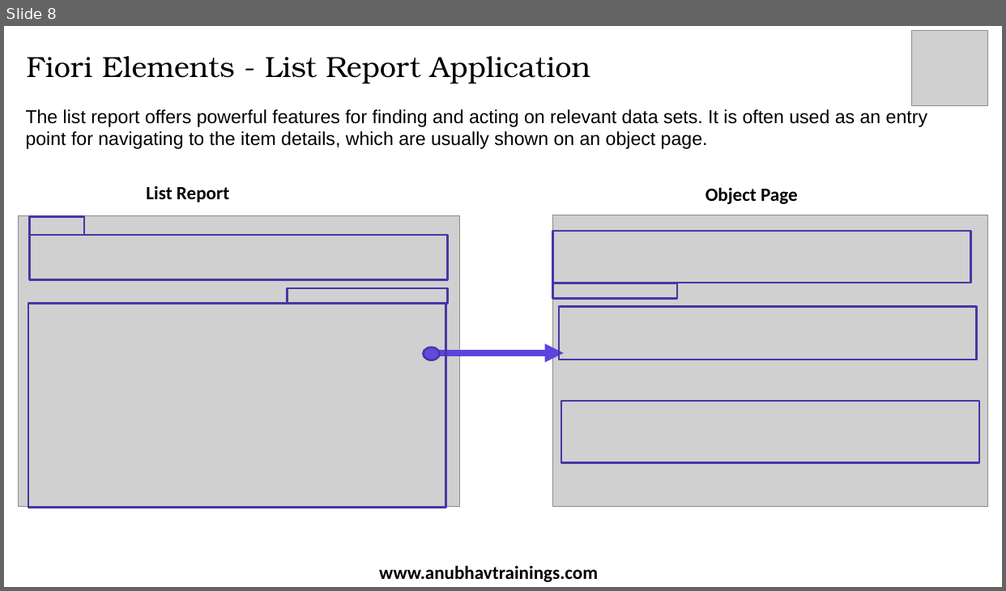
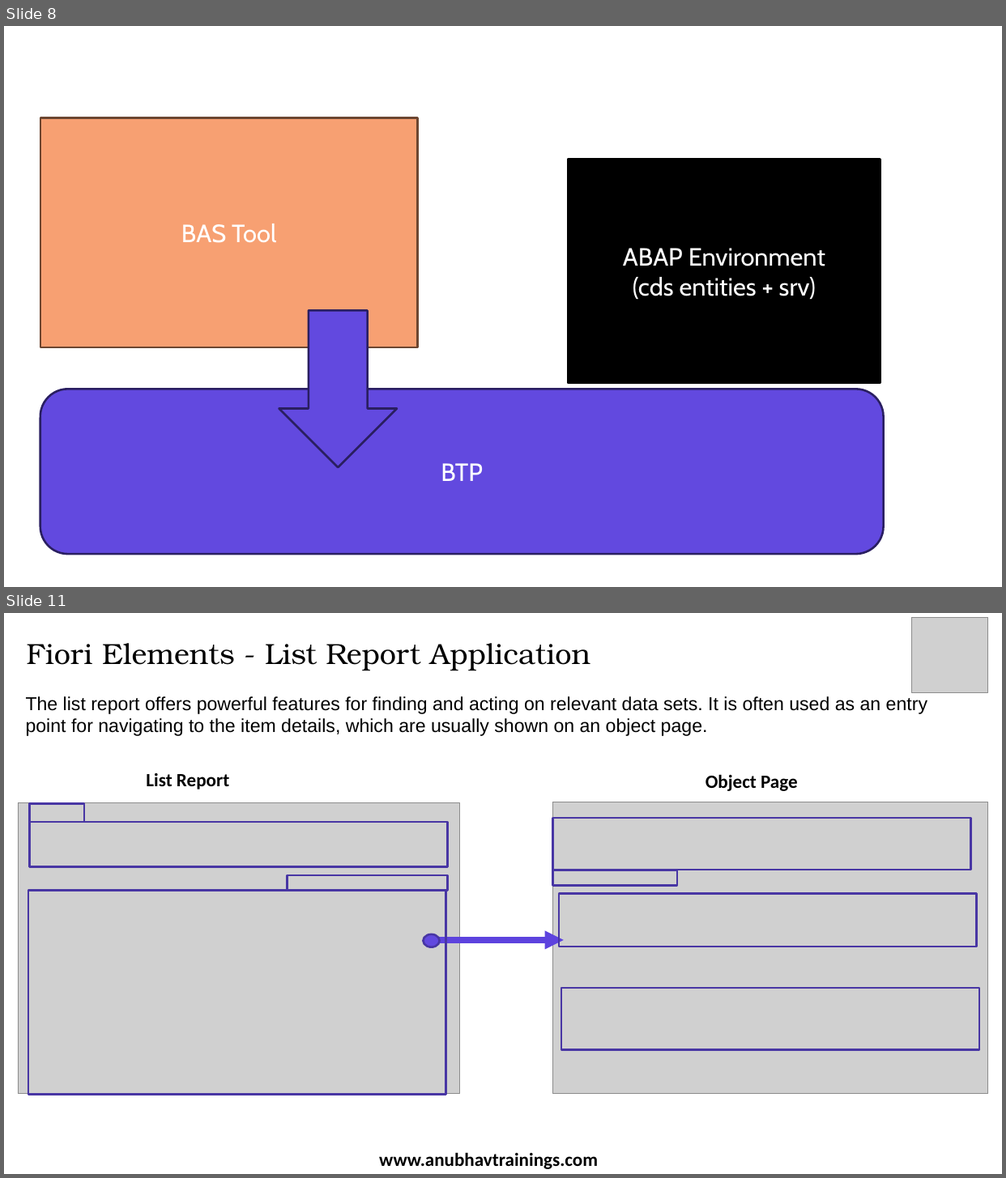
Before and after one commit to soyuztechnologies/CDS_RAP_Corporate_Training, a slide deck: Day 7/Day 7.pptx. Shown one above the other, each under a label of ours: slide 8 before the commit, slides 8 and 11 after it; the slides between them are not shown. The pictures are 1006x591 and 1006x1178 pixels, drawn with LibreOffice and Linux fonts; fonts in the diff are those of the drawing; grey boxes stand for pictures; background and template pictures are left out. Boxes give left, top, right and bottom in pixels: in the first picture for what was removed or moved away, otherwise in the second. Text is boxed around its words. In the diff, an @@ line names an element or a change of style, - is before the commit and + after.

```diff
--- a/Day 7/Day 7.pptx
+++ b/Day 7/Day 7.pptx
@@ slide 8 added at [4, 26, 1002, 587], background #FFFFFF @@
@@ rectangle added at [40, 118, 417, 348], fill #F7A072, outline #6C4632 2 pt, 24 pt, text #FFFFFF @@
+BAS Tool
@@ rectangle added at [568, 160, 880, 383], fill #000000, outline #000000 2 pt, 24 pt, text #FFFFFF @@
+ABAP Environment
+(cds entities + srv)
@@ right arrow added at [279, 310, 397, 467], fill #6249DF, outline #2B2062 2 pt @@
@@ rounded rectangle added at [40, 389, 883, 554], fill #6249DF, outline #2B2062 2 pt, 24 pt, text #FFFFFF @@
+BTP
@@ what was slide 8 is now slide 11 @@
```
Also in this commit, not shown: 2 other slides added, 6 other files.
